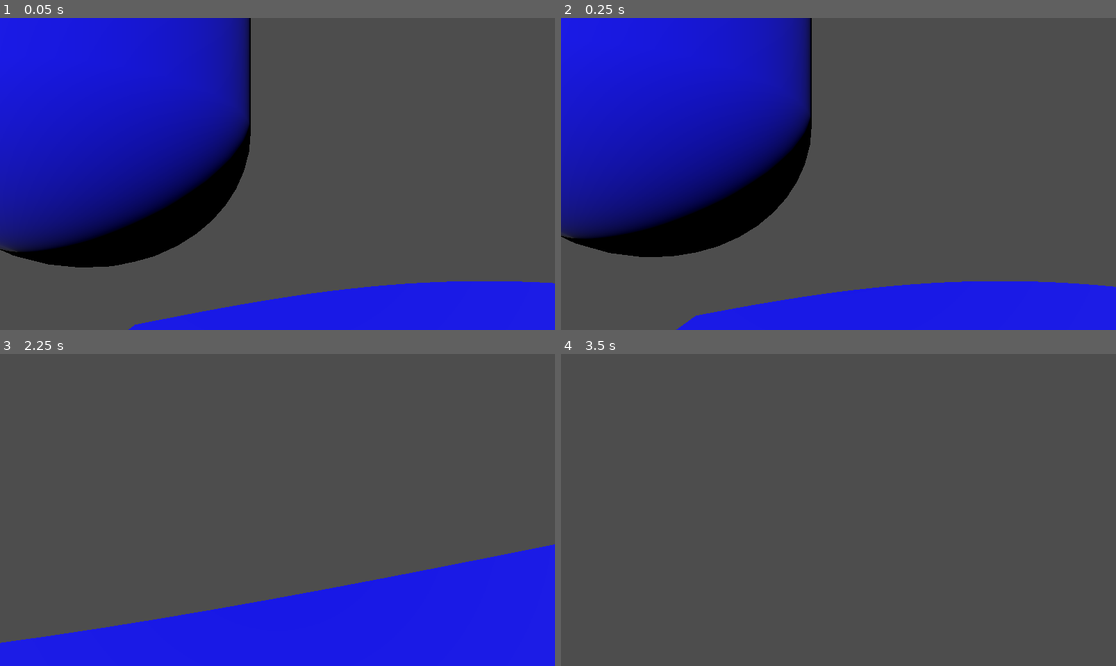
Above: before the commit, frames 1-4 (two rows, left to right).
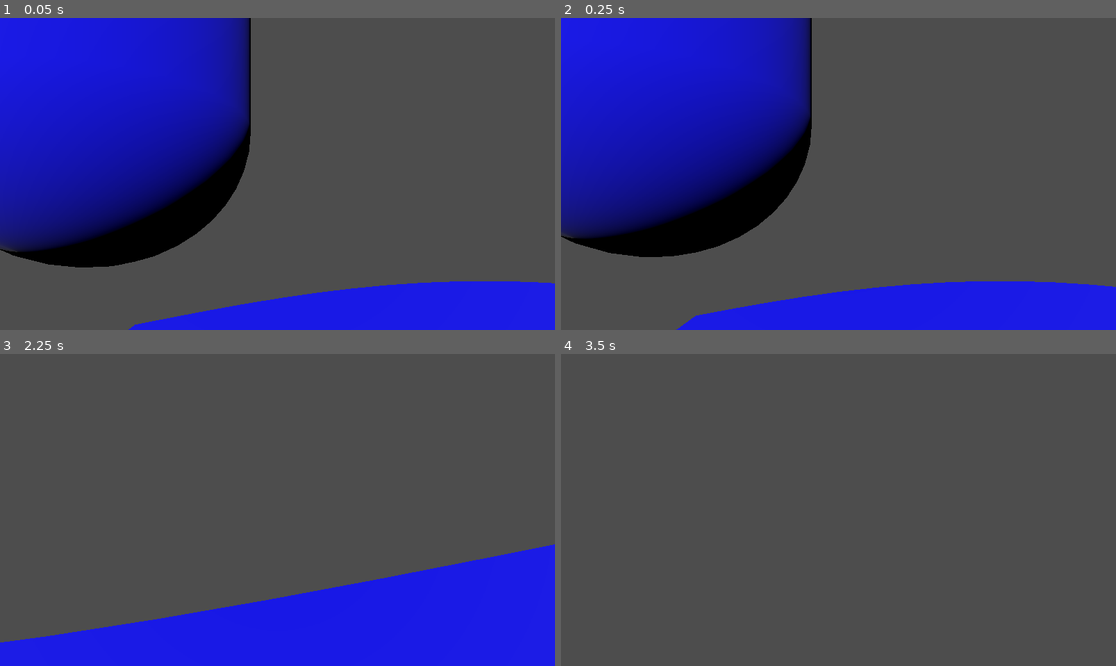
Above: after the commit, the same moments.

Repository: tlegoc/GodotCPUOptimizedPlane
Game: Godot game, scene res://node_3d.tscn
Same seed, same stepped clock (60 frames per second), same inputs: the game is played once before the commit and once after it.
Inputs (mouse positions are in pixels of both pictures, inside the frame that each line leads up to):
- Up to frame 1 (0.05 s): no input
- Up to frame 2 (0.25 s): no input
- Up to frame 3 (2.25 s): tap Enter at 0.5, 2 s; move the mouse to (249, 572) at 0.52 s; hold D 0.53-1.25 s; tap Z at 0.6 s; click (249, 572) at 0.67 s; tap Space at 1.25 s; drag from (444, 556) to (249, 572) at 1.27 s; move the mouse to (111, 463) at 2.02 s; hold A from 2.03 s (still down); tap E at 2.1 s
- Up to frame 4 (3.5 s): release A at 2.75 s; tap Space at 2.75 s; drag from (866, 510) to (672, 463) at 2.77 s

The runs differ from the first frame. In frame 1, less than 0.1% of the frame differs, in the area x 29-100%, y 84-97%; in frame 2, less than 0.1%; in frame 3, less than 0.1%, in the area x 0-86%, y 65-93%; in frame 4, nothing differs.

Commit message:
Removed unecessary mutex, small performance improvement

Diff:
--- a/Scripts/TessellatedChunk.gd
+++ b/Scripts/TessellatedChunk.gd
@@ -43,9 +43,13 @@
 
 func _process(delta):
 	# var chunk_screen_area : float = get_chunk_size_screen()
-	var camera: Camera3D = get_viewport().get_camera_3d()
-	var center : Vector3 = (position - Vector3.LEFT * tp.chunk_size/2.0 - Vector3.FORWARD * tp.chunk_size/2.0)
-	var distance: float = (center - camera.position).length()
-	var new_subdiv: int = clamp(80/distance*10, 0, tp.subdivisions - 1)
+	# Theses calculations are use to obtain the current subdivision.
+	# Unfortunately due to gdscript speed we can put them all in one line to avoid
+	# Creating vars, thus gaining .1MS on process time
+	#var camera: Camera3D = get_viewport().get_camera_3d()
+	#var center : Vector3 = (position - Vector3.LEFT * tp.chunk_size/2.0 - Vector3.FORWARD * tp.chunk_size/2.0)
+	#var distance: float = (center - camera.position).length()
+	#var new_subdiv: int = clamp(80/distance*10, 0, tp.subdivisions - 1)
 
+	var new_subdiv: int = clamp(80/((position - Vector3.LEFT * tp.chunk_size/2.0 - Vector3.FORWARD * tp.chunk_size/2.0) - get_viewport().get_camera_3d().position).length()*10, 0, tp.subdivisions - 1)
 	tp.request_chunk(self, new_subdiv, self.transform)
--- a/Scripts/TessellatedPlane.gd
+++ b/Scripts/TessellatedPlane.gd
@@ -4,20 +4,18 @@
 @export_category("Tessellation Properties")
 @export_range(.1, 50) var chunk_size: float = 80
 @export_range(1, 100, 1) var chunk_count: int = 50
-@export_range(1, 10, 1) var subdivisions: int = 11
+@export_range(1, 10, 1) var subdivisions: int = 10
 
 @export_category("Tessellation Rendering")
 @export var water_material: Material
 
 var plane: Array[ArrayMesh]
 var meshes: Array[MultiMeshInstance3D]
-var request_chunk_mutex: Mutex
 var chunks: Dictionary
 
 # Called when the node enters the scene tree for the first time.
 func _ready():
 	init_tessellated_plane()
-	request_chunk_mutex = Mutex.new()
 
 func clear_plane():
 	for child in get_children():
@@ -71,7 +69,6 @@
 	return st.commit()
 
 func request_chunk(c: TessellatedChunk, new_subdiv: int, t: Transform3D):
-	request_chunk_mutex.lock()
 	var current = chunks[c.name]
 	if current[0] == new_subdiv:
 		return
@@ -103,5 +100,3 @@
 	mm.set_instance_transform(mm.instance_count - 1, t)
 
 	chunks[c.name] = [new_subdiv, mm.instance_count - 1]
-
-	request_chunk_mutex.unlock()
